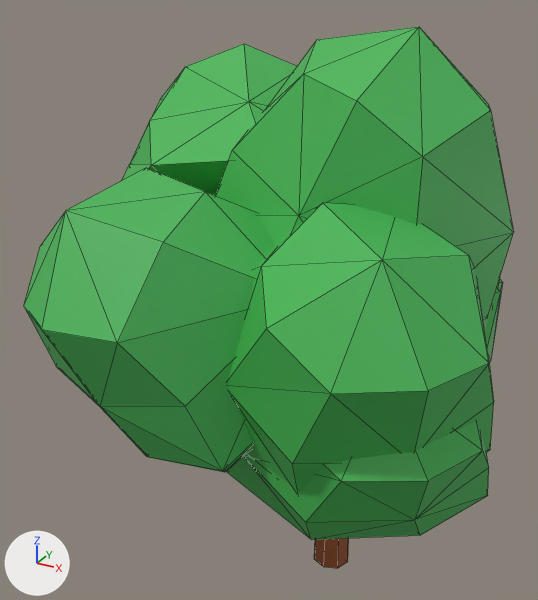
Renders of the FBX model Assets/Resources/Models_Useok/Modles/Orange_Tree.fbx from each side of a commit.
Both versions are drawn from a 50 mm camera at (1.75, -4.18, 4.14) aimed at (-0.46, -0.17, 2.13). The axes (+X, +Y, +Z) are drawn at lower left. The lights are the same throughout. Mesh edges are drawn as thin lines. Where no turn or scale is listed for an object, it has been applied to the vertices.

The scene before the commit, as lines of its bpy script (objects in view):
```python
me_mesh = bpy.data.meshes.new('Mesh')
me_mesh.from_pydata(...)  # 224 vertices, 328 faces; spans x -1.5..1.15, y -1.78..1.46, z 0.0..3.51
me_mesh.materials.append(mat_m_color_platte)  # picture img_color_palatte_psd
me_mesh_001 = bpy.data.meshes.new('Mesh.001')
me_mesh_001.from_pydata(...)  # 224 vertices, 328 faces; spans x -1.71..1.15, y -1.78..1.33, z 0.0..3.86
me_mesh_001.materials.append(mat_m_color_platte)  # picture img_color_palatte_psd
ob_orange_tree_a = bpy.data.objects.new('Orange_Tree_A', me_mesh)
ob_orange_tree_a.location = (0.0, 0.0, 0.0)
ob_orange_tree_b = bpy.data.objects.new('Orange_Tree_B', me_mesh_001)
ob_orange_tree_b.location = (0.008, -0.028, 0.027)
```
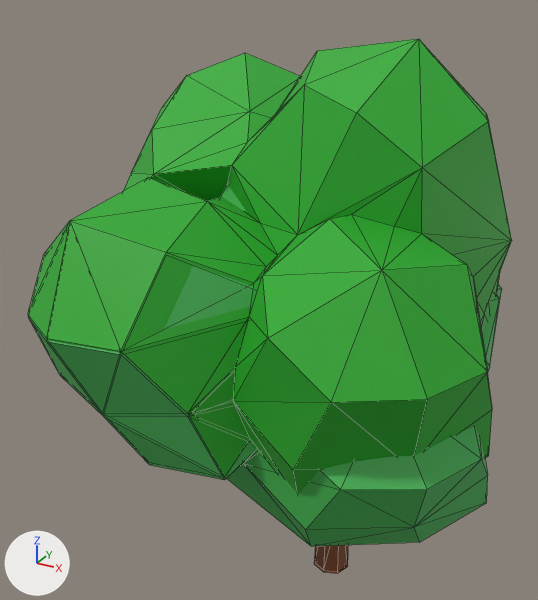
Edits to the scene script, one JSON object a line:
```json
{"block": "me_mesh", "where": "# used by ob_orange_tree_a; location = (0.0, 0.0, 0.0)"}
{"op": "remove", "block": "me_mesh", "code": "me_mesh.from_pydata(...)  # 224 vertices, 328 faces; spans x -1.5..1.15, y -1.78..1.46, z 0.0..3.51"}
{"op": "add", "block": "me_mesh", "code": "me_mesh.from_pydata(...)  # 234 vertices, 364 faces; spans x -1.5..1.15, y -1.78..1.46, z -0.05..3.46"}
{"block": "me_mesh", "change": "me_mesh part 1: the loose piece of 42 vertices spanning x -0.14..0.15, y -0.14..0.14, z 0.0..2.87 is moved by (0.0, 0.0, -0.05)"}
{"block": "me_mesh", "change": "me_mesh part 2: a new loose piece of 140 vertices spanning x -1.5..1.15, y -1.78..1.46, z 0.94..3.46, in mat_m_color_platte (picture img_color_palatte_psd)"}
{"block": "me_mesh", "change": "me_mesh part 3"}
{"block": "me_mesh", "change": "130 vertices are removed from x -1.5..1.15, y -1.78..1.46, z 0.99..3.51"}
{"block": "me_mesh", "change": "240 faces are deleted"}
{"block": "me_mesh_001", "where": "# used by ob_orange_tree_b; location = (0.008, -0.028, 0.027)"}
{"op": "remove", "block": "me_mesh_001", "code": "me_mesh_001.from_pydata(...)  # 224 vertices, 328 faces; spans x -1.71..1.15, y -1.78..1.33, z 0.0..3.86"}
{"op": "add", "block": "me_mesh_001", "code": "me_mesh_001.from_pydata(...)  # 223 vertices, 428 faces; spans x -1.71..1.15, y -1.78..1.33, z -0.03..3.82"}
{"block": "me_mesh_001", "change": "me_mesh_001 part 4: the loose piece of 42 vertices spanning x -0.14..0.15, y -0.14..0.14, z 0.0..2.87 is rebuilt with 42 vertices and now spans x -0.14..0.15, y -0.14..0.14, z -0.03..2.83"}
{"block": "me_mesh_001", "change": "me_mesh_001 part 5: the loose piece of 26 vertices spanning x -1.71..0.09, y -0.63..1.09, z 1.78..3.67 is rebuilt with 129 vertices and now spans x -1.71..1.15, y -1.78..1.33, z 1.36..3.82"}
{"block": "me_mesh_001", "change": "me_mesh_001 part 6: the loose piece of 26 vertices spanning x -0.95..1.0, y -0.89..1.01, z 2.17..3.86 is deleted"}
{"block": "me_mesh_001", "change": "me_mesh_001 part 7"}
{"block": "me_mesh_001", "change": "78 vertices are removed from x -1.5..1.15, y -1.78..1.33, z 1.39..3.15"}
{"block": "me_mesh_001", "change": "144 faces are deleted"}
{"op": "set", "path": "ob_orange_tree_b.location", "old": "(0.008, -0.028, 0.027)", "new": "(0.0, 0.0, 0.0)"}
```

What differs and where, as boxes [x1, y1, x2, y2] in the pictures (538 x 600 px; the box of a moved part takes in the faces that stretch with it):
```json
{"object": "Orange_Tree_B", "change": "reshaped, moved", "before": [24, 27, 514, 568], "after": [28, 39, 512, 572]}
{"object": "Orange_Tree_A", "change": "reshaped", "before": [149, 193, 503, 567], "after": [29, 184, 502, 574]}
{"part": 1, "of": "me_mesh", "change": "moved or reshaped", "after": [314, 564, 348, 574], "on screen": "not visible before"}
{"part": 2, "of": "me_mesh", "change": "added", "after": [29, 184, 502, 547], "on screen": "green"}
{"part": 3, "of": "me_mesh", "change": "deleted", "before": [149, 193, 503, 540], "on screen": "green"}
{"part": 4, "of": "me_mesh_001", "change": "rebuilt", "before": [314, 538, 348, 568], "after": [315, 545, 348, 572]}
{"part": 5, "of": "me_mesh_001", "change": "rebuilt", "before": [123, 44, 297, 195], "after": [28, 39, 512, 494]}
{"part": 6, "of": "me_mesh_001", "change": "deleted", "before": [216, 27, 514, 319], "on screen": "green"}
{"part": 7, "of": "me_mesh_001", "change": "deleted", "before": [24, 168, 499, 493], "on screen": "green"}
```
